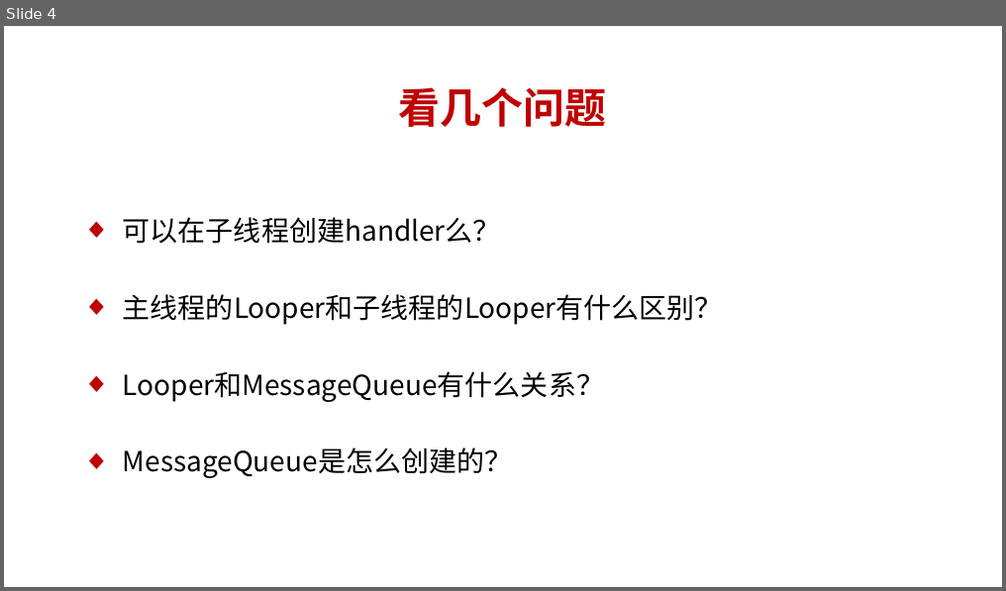
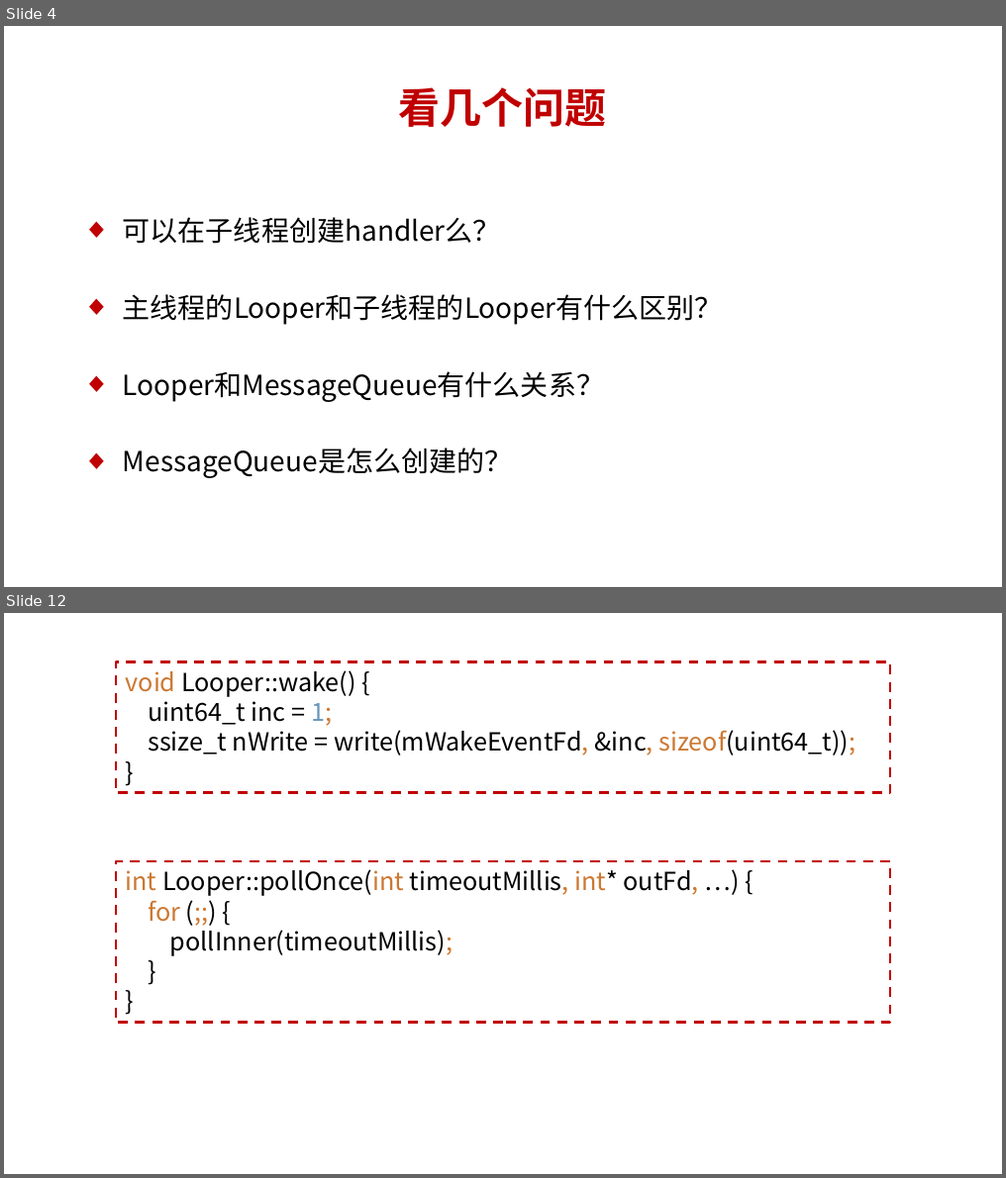
Before and after one commit to dingjikerbo/Android-Interview, a slide deck: Android Framework课程/第10章 线程通信/10.1 说说线程的消息队列是怎么创建的.pptx. Shown one above the other, each under a label of ours: slide 4 before the commit, slides 4 and 12 after it; the slides between them are not shown. The pictures are 1006x591 and 1006x1178 pixels, drawn with LibreOffice and Linux fonts; fonts in the diff are those of the drawing. Boxes give left, top, right and bottom in pixels: in the first picture for what was removed or moved away, otherwise in the second. Text is boxed around its words. In the diff, an @@ line names an element or a change of style, - is before the commit and + after.

```diff
--- a/Android Framework课程/第10章 线程通信/10.1 说说线程的消息队列是怎么创建的.pptx
+++ b/Android Framework课程/第10章 线程通信/10.1 说说线程的消息队列是怎么创建的.pptx
@@ slide 12 added at box(4, 613, 1002, 1174), background #FFFFFF @@
@@ rectangle added at box(116, 662, 890, 792), outline #C00000 1.75 pt dashed, 18 pt, text #000000 @@
+void Looper::wake() {
+uint64_t inc = 1;
+ssize_t nWrite = write(mWakeEventFd, &inc, sizeof(uint64_t));
+}
@@ rectangle added at box(116, 861, 890, 1023), outline #C00000 1.75 pt dashed, 18 pt, text #000000 @@
+int Looper::pollOnce(int timeoutMillis, int* outFd, …) {
+for (;;) {
+pollInner(timeoutMillis);
+}
+}
```
Also in this commit, not shown: 1 slide changed, 11 other slides added, 1 slide removed, 11 other files.
